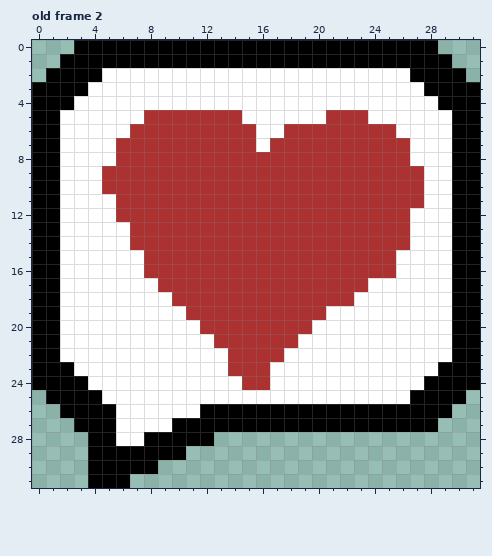
Two versions of one pixel-art file, image_dev/emote_bubble.aseprite. The picture above was drawn from the file before the commit.
32x32 pixels, 4 frames. Shown: old frame 2.
After:
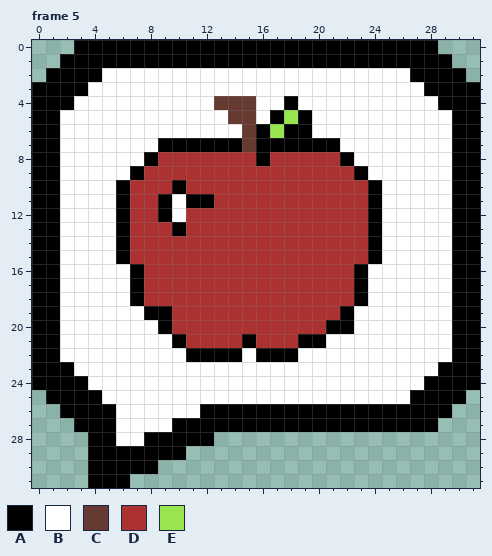
Palette (. is transparent): A #000000  B #ffffff  C #663931  D #ac3232  E #99e550
A new or re-ordered frame is compared with the old frame closest to it.
Author's note on the commit: Emote based on condition
What changed:
frames 4 -> 5
Changed rows in their new state; - is an unchanged pixel.
Frame 5 is new; against old frame 2:
first column x 5:
 4 --------CCC--A---------
 5 ---BBBBBBCC-AEA-BBB----
 6 --BBBBBBBBCAEAABBBBBB--
 7 -BBBAAAAAACAAAAAABBBBB-
 8 -BBA-------A-----ABBBB-
 9 BBA---------------ABBBB
10 BA---A-------------ABBB
11 -A--ABAA-----------ABBB
12 -A--AB-------------ABB-
13 -A---A-------------ABB-
14 -A-----------------ABB-
15 -AD----------------AB--
16 --A---------------ABB--
17 --AD--------------A----
18 --ADD-------------A----
19 ---AAD----------DA-----
20 ----ADD--------DAA-----
21 -----ADD--A---AA-------
22 ------AAAABAAA---------
23 ---------BBB-----------
24 ----------BB-----------
Changed places in both pictures, as pixel boxes (x1, y1, x2, y2):
changed: (102, 96, 424, 390)
